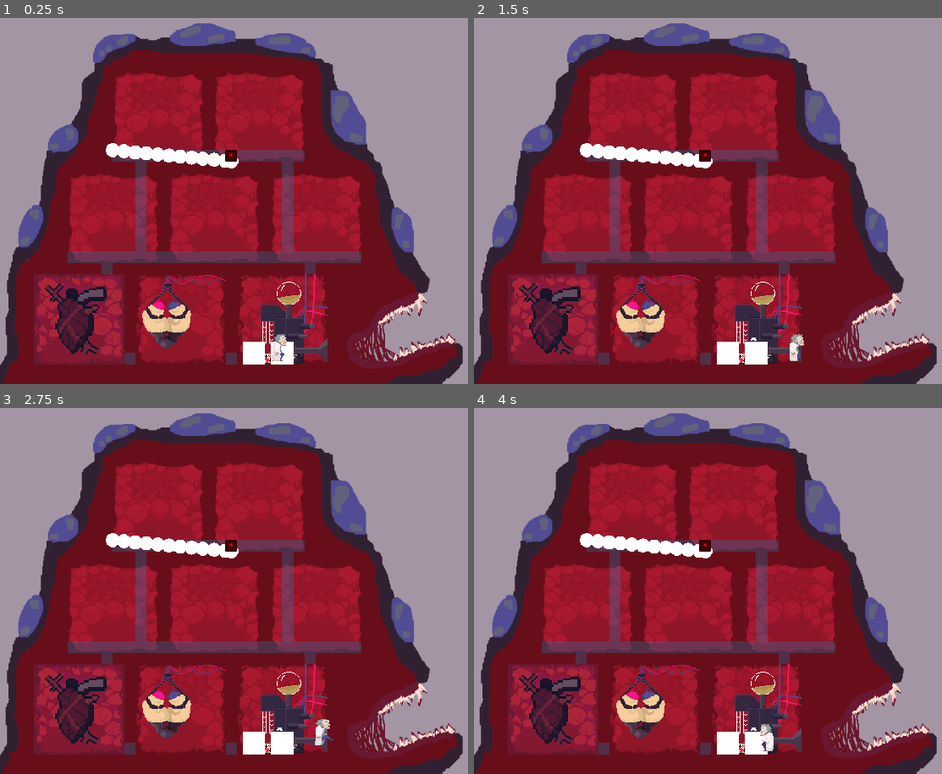
Above: before the commit, frames 1-4 (two rows, left to right).
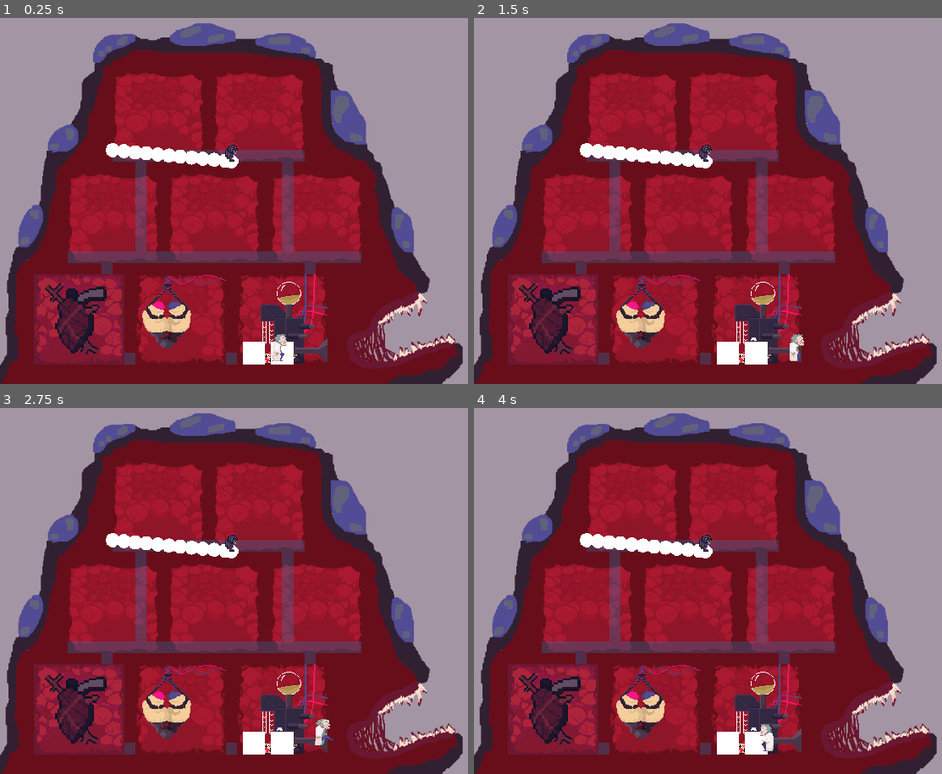
Above: after the commit, the same moments.

Repository: schnuet/ld-game-2020-4
Game: Godot game, scene res://rooms/main.tscn
The game is run twice, just before and just after one commit, with the same random seed, the same clock (stepped at 60 frames per second) and the same inputs. The engine's default icon, where the game draws it, is replaced by a stand-in: a white triangle on a blue panel in a dark square.
Inputs (mouse positions are in pixels of both pictures, inside the frame that each line leads up to):
- Up to frame 1 (0.25 s): no input
- Up to frame 2 (1.5 s): tap Enter at 0.5 s; move the mouse to (outside the picture) at 0.52 s; hold D (right) 0.53-1.28 s; tap Space (trigger_action) at 0.6, 1.35 s; click (outside the picture) at 0.67 s; move the mouse to (675, 211) at 1.27 s; hold S (down) from 1.28 s (still down)
- Up to frame 3 (2.75 s): tap Space (trigger_action) at 2, 2.1 s; move the mouse to (407, 499) at 2.02 s; release S (down) at 2.03 s; hold D (right) from 2.03 s (still down)
- Up to frame 4 (4 s): move the mouse to (778, 660) at 2.77 s; release D (right) at 2.78 s; hold Up (ui_up) 2.78-3.53 s; tap Space (trigger_action) at 2.85, 3.6 s; click (778, 660) at 2.92 s; tap Enter at 3.5 s; move the mouse to (outside the picture) at 3.52 s; hold A (left) from 3.53 s (still down)

The runs differ from the first frame. In frame 1, 0.1% of the frame differs, in the area x 48-51%, y 34-40%; in frame 2, 0.1%; in frame 3, 0.1%; in frame 4, 0.1%.

Commit message:
add minion empty walk animation

Diff:
--- a/objects/Minions/Minion.tscn
+++ b/objects/Minions/Minion.tscn
@@ -1,25 +1,54 @@
-[gd_scene load_steps=4 format=2]
+[gd_scene load_steps=11 format=2]
 
 [ext_resource path="res://objects/Minions/MinionController.gd" type="Script" id=1]
-[ext_resource path="res://icon.png" type="Texture" id=2]
-
+[ext_resource path="res://sprites/minions/purple/fetusminion_walk_right_purple.png" type="Texture" id=2]
 
 [sub_resource type="RectangleShape2D" id=1]
 extents = Vector2( 8, 8 )
+
+[sub_resource type="AtlasTexture" id=2]
+atlas = ExtResource( 2 )
+region = Rect2( 0, 0, 32, 32 )
+
+[sub_resource type="AtlasTexture" id=3]
+atlas = ExtResource( 2 )
+region = Rect2( 32, 0, 32, 32 )
+
+[sub_resource type="AtlasTexture" id=4]
+atlas = ExtResource( 2 )
+region = Rect2( 64, 0, 32, 32 )
+
+[sub_resource type="AtlasTexture" id=5]
+atlas = ExtResource( 2 )
+region = Rect2( 96, 0, 32, 32 )
+
+[sub_resource type="AtlasTexture" id=6]
+atlas = ExtResource( 2 )
+region = Rect2( 128, 0, 32, 32 )
+
+[sub_resource type="AtlasTexture" id=7]
+atlas = ExtResource( 2 )
+region = Rect2( 160, 0, 32, 32 )
+
+[sub_resource type="SpriteFrames" id=8]
+animations = [ {
+"frames": [ SubResource( 2 ), SubResource( 3 ), SubResource( 4 ), SubResource( 5 ), SubResource( 6 ), SubResource( 7 ) ],
+"loop": true,
+"name": "default",
+"speed": 5.0
+} ]
 
 [node name="Minion" type="KinematicBody2D" groups=[
 "Minion",
 ]]
 position = Vector2( 328, 224 )
 script = ExtResource( 1 )
-walk_speed = 500
-
-[node name="Sprite" type="Sprite" parent="."]
-modulate = Color( 1, 0, 0, 1 )
-position = Vector2( 0, -8 )
-scale = Vector2( 0.262343, 0.25 )
-texture = ExtResource( 2 )
+walk_speed = 250
 
 [node name="CollisionShape2D" type="CollisionShape2D" parent="."]
 position = Vector2( 0, -8 )
 shape = SubResource( 1 )
+
+[node name="EmptyWalkAnimation" type="AnimatedSprite" parent="."]
+position = Vector2( 0, -16 )
+frames = SubResource( 8 )
--- a/objects/Minions/MinionController.gd
+++ b/objects/Minions/MinionController.gd
@@ -5,9 +5,9 @@
 var velocity = Vector2()
 
 export(int) var walk_speed = 100
-export(float) var min_y_distance = 1
-export(float) var min_x_distance = 0.5
 var nav2D : Navigation2D
+
+onready var empty_walk_animation = $EmptyWalkAnimation
 
 var is_at_ladder = false
 var ladder_top
@@ -24,6 +24,7 @@
 	OnGround
 }
 
+var current_movement_dir = 0
 
 
 var current_state = State.OnGround
@@ -54,21 +55,26 @@
 	if _is_at_target():
 		print("At target")
 		target_pos = null
-		return
+		current_movement_dir = 0
+	else:
+		var path = nav2D.get_simple_path(position, target_pos)
 
-	var path = nav2D.get_simple_path(position, target_pos)
+		if path.empty():
+			return
 
-	if path.empty():
-		return
+		var vec_to_target_pos = path[1] - position
 
-	var vec_to_target_pos = path[1] - position
+		_handle_movement(vec_to_target_pos, delta)
+
+	_handle_visualization()
+
+func _handle_movement(direction, delta_time):
+
 
 	if current_state == State.AtLadder:
-		var ladder_usage_direction = _ladder_usage_direction(vec_to_target_pos)
-		#print_debug("At Ladder")
+		var ladder_usage_direction = _ladder_usage_direction(direction)
 		if ladder_usage_direction == 0:
-
-			_move_horizontal(vec_to_target_pos, delta)
+			_move_horizontal(direction, delta_time)
 
 		else:
 			current_state = State.OnLadder
@@ -77,47 +83,47 @@
 	elif current_state == State.OnLadder:
 		#print_debug("On Ladder")
 		if current_ladder_movement == 0:
-			current_ladder_movement = _ladder_usage_direction(vec_to_target_pos)
+			current_ladder_movement = _ladder_usage_direction(direction)
 		if current_ladder_movement == 1:
 			if position.is_equal_approx(ladder_bottom):
 				current_state = State.AtLadder
 
 			elif is_equal_approx(position.x, ladder_bottom.x) == false:
-				var x_pos = move_toward(position.x, ladder_bottom.x, walk_speed * delta)
+				var x_pos = move_toward(position.x, ladder_bottom.x, walk_speed * delta_time)
 				var next_pos = Vector2(x_pos, position.y)
-				next_pos.y +=  walk_speed * delta
+				next_pos.y +=  walk_speed * delta_time
 				position = next_pos
 			else:
-				position = position.move_toward(ladder_bottom, walk_speed * delta)
+				position = position.move_toward(ladder_bottom, walk_speed * delta_time)
 
 		else:
 			if position.is_equal_approx(ladder_top):
 				current_state = State.AtLadder
 
 			elif is_equal_approx(position.x, ladder_top.x) == false:
-				var x_pos = move_toward(position.x, ladder_top.x, walk_speed * delta)
+				var x_pos = move_toward(position.x, ladder_top.x, walk_speed * delta_time)
 				var next_pos = Vector2(x_pos, position.y)
-				next_pos.y -=  walk_speed * delta
+				next_pos.y -=  walk_speed * delta_time
 				position = next_pos
 			else:
-				position = position.move_toward(ladder_top, walk_speed * delta)
+				position = position.move_toward(ladder_top, walk_speed * delta_time)
 
 	elif current_state == State.OnGround:
 		#print_debug("On Ground")
-		_move_horizontal(vec_to_target_pos, delta)
+		_move_horizontal(direction, delta_time)
 
 
-func _move_horizontal(delta_target, delta_time):
-	var x_dir = 0
+func _move_horizontal(direction, delta_time):
+	current_movement_dir = 0
 
-	if delta_target.x > 0:
-		x_dir = 1
-	elif delta_target.x < 0:
-		x_dir = -1
+	if direction.x > 0:
+		current_movement_dir = 1
+	elif direction.x < 0:
+		current_movement_dir = -1
 
-	velocity.x = x_dir * walk_speed
-	if abs(velocity.x * delta_time) > abs(delta_target.x):
-		position.x += delta_target.x
+	velocity.x = current_movement_dir * walk_speed
+	if abs(velocity.x * delta_time) > abs(direction.x):
+		position.x += direction.x
 	else:
 		velocity = move_and_slide(velocity)
 
@@ -145,6 +151,19 @@
 			return -1
 	return 0
 
+
+func _handle_visualization():
+	if current_movement_dir == 0:
+		empty_walk_animation.stop()
+		empty_walk_animation.frame = 0
+	else:
+		if current_movement_dir == -1:
+			empty_walk_animation.flip_h = true
+		else:
+			empty_walk_animation.flip_h = false
+		empty_walk_animation.play()
+
+
 func enter_ladder(top_pos, bottom_pos, id):
 	if id != current_ladder_id:
 		current_ladder_id = id
Binary file added: sprites/minions/purple/fetusminion_walk_right_purple.png
Not shown, added: sprites/minions/purple/fetusminion_walk_right_purple.png.import
